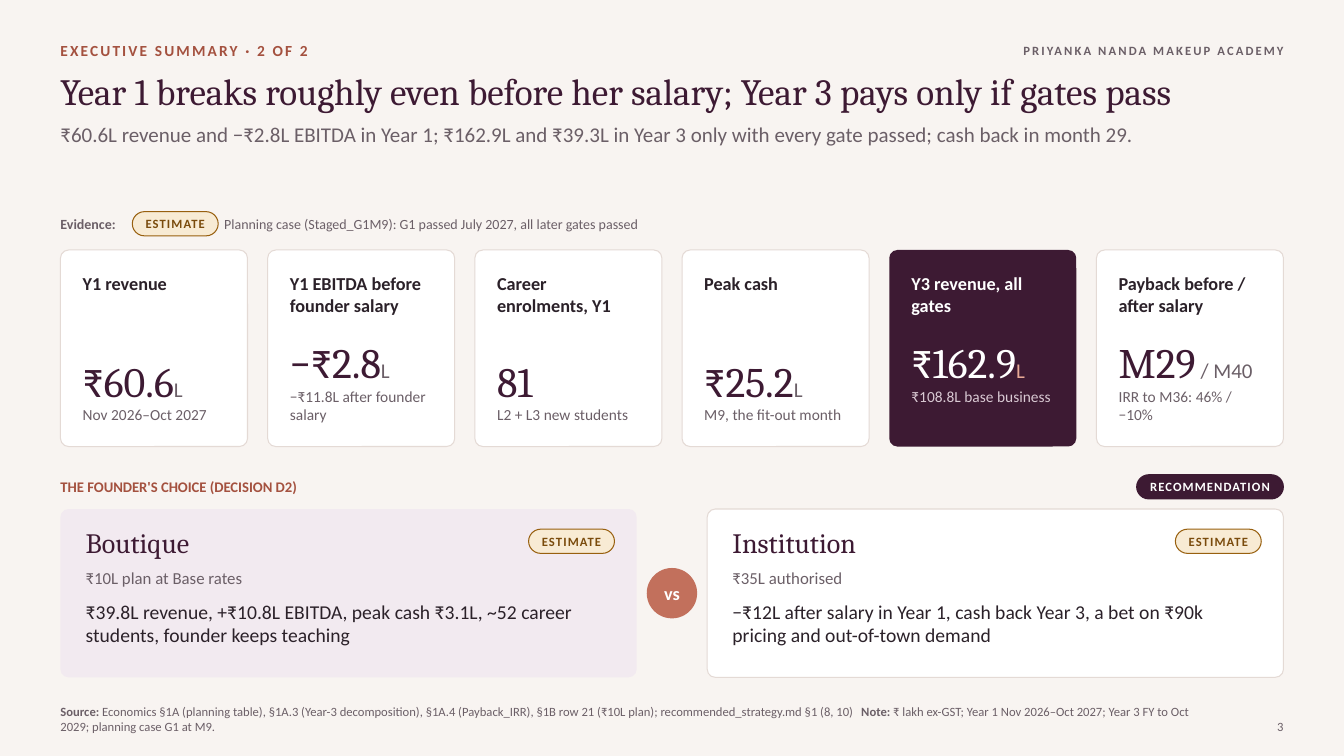
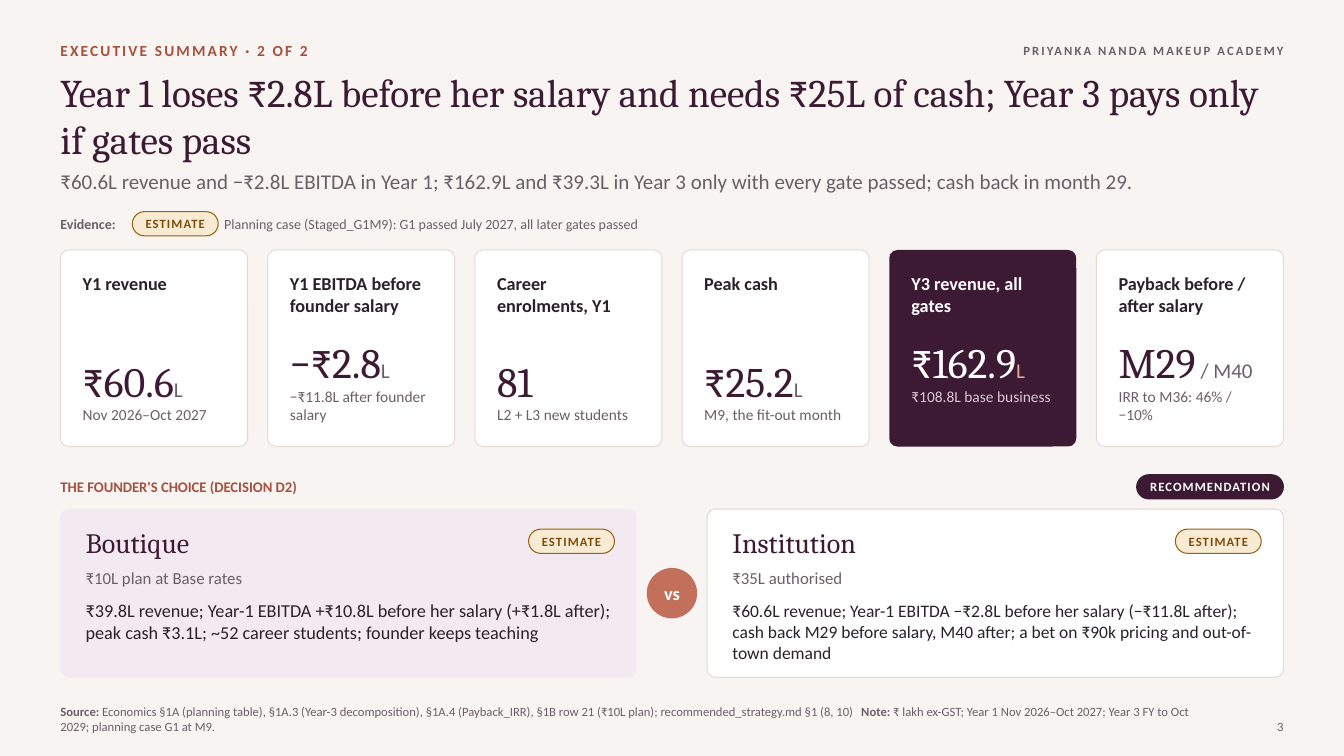
Before and after one commit to ravishchaaubey/apna-demo, a slide deck: slide 3 of priyanka_nanda_academy/final/Priyanka_Nanda_Academy_Growth_Strategy.pptx. Drawn at 1344x756 pixels with LibreOffice and Linux fonts; fonts in the diff are those of the drawing. Boxes give left, top, right and bottom in pixels: in the first picture for what was removed or moved away, otherwise in the second. Text is boxed around its words. In the diff, an @@ line names an element or a change of style, - is before the commit and + after.

```diff
--- a/priyanka_nanda_academy/final/Priyanka_Nanda_Academy_Growth_Strategy.pptx
+++ b/priyanka_nanda_academy/final/Priyanka_Nanda_Academy_Growth_Strategy.pptx
@@ title at box(60, 79, 1258, 163): text changed; size 26.5 to 28 pt @@
-Year 1 breaks roughly even before her salary; Year 3 pays only if gates pass
+Year 1 loses ₹2.8L before her salary and needs ₹25L of cash; Year 3 pays only if gates pass
@@ text "₹60.6L revenue and −₹2.8L EBITDA ...": place and size @@
-text "₹60.6L revenue and −₹2.8L EBITDA ..." at box(60, 127, 1133, 146)
+text "₹60.6L revenue and −₹2.8L EBITDA ..." at box(60, 174, 1133, 193)
@@ text at box(86, 604, 610, 642): text changed; size 14 to 13 pt @@
-₹39.8L revenue, +₹10.8L EBITDA, peak cash ₹3.1L, ~52 career students, founder keeps teaching
+₹39.8L revenue; Year-1 EBITDA +₹10.8L before her salary (+₹1.8L after); peak cash ₹3.1L; ~52 career students; founder keeps teaching
@@ text at box(732, 604, 1251, 659): text changed; size 14 to 12.5 pt @@
-−₹12L after salary in Year 1, cash back Year 3, a bet on ₹90k pricing and out-of-town demand
+₹60.6L revenue; Year-1 EBITDA −₹2.8L before her salary (−₹11.8L after); cash back M29 before salary, M40 after; a bet on ₹90k pricing and out-of-town demand
```
Also in this commit, not shown: 28 other slides changed, 7 other files.
